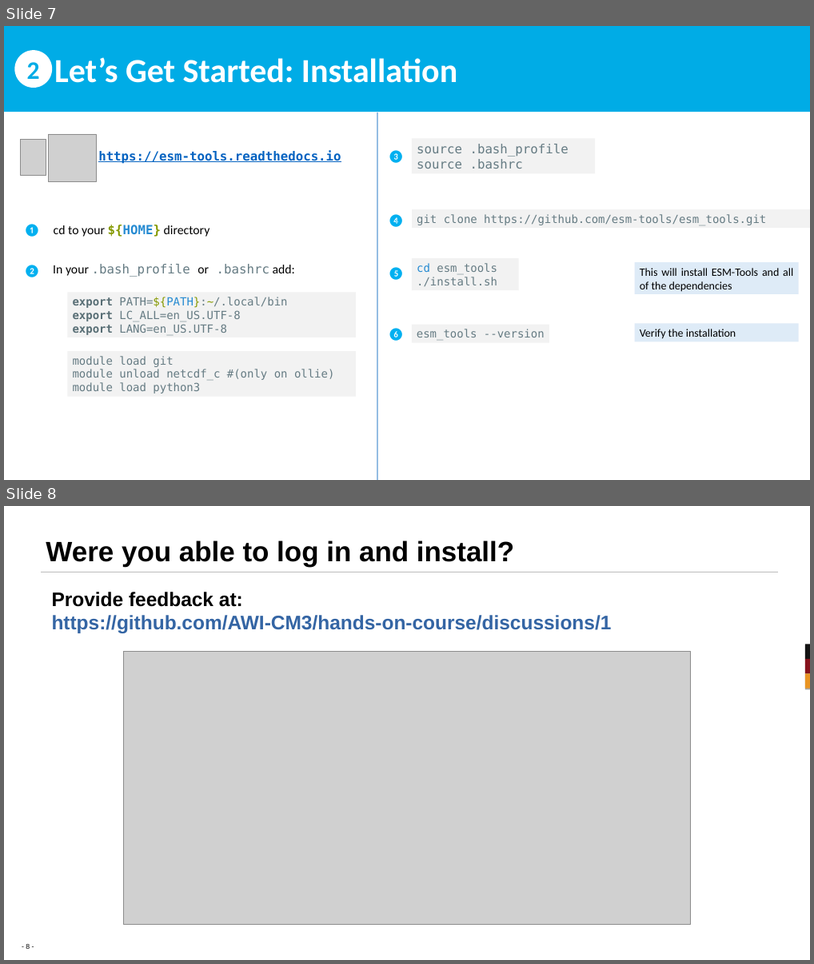
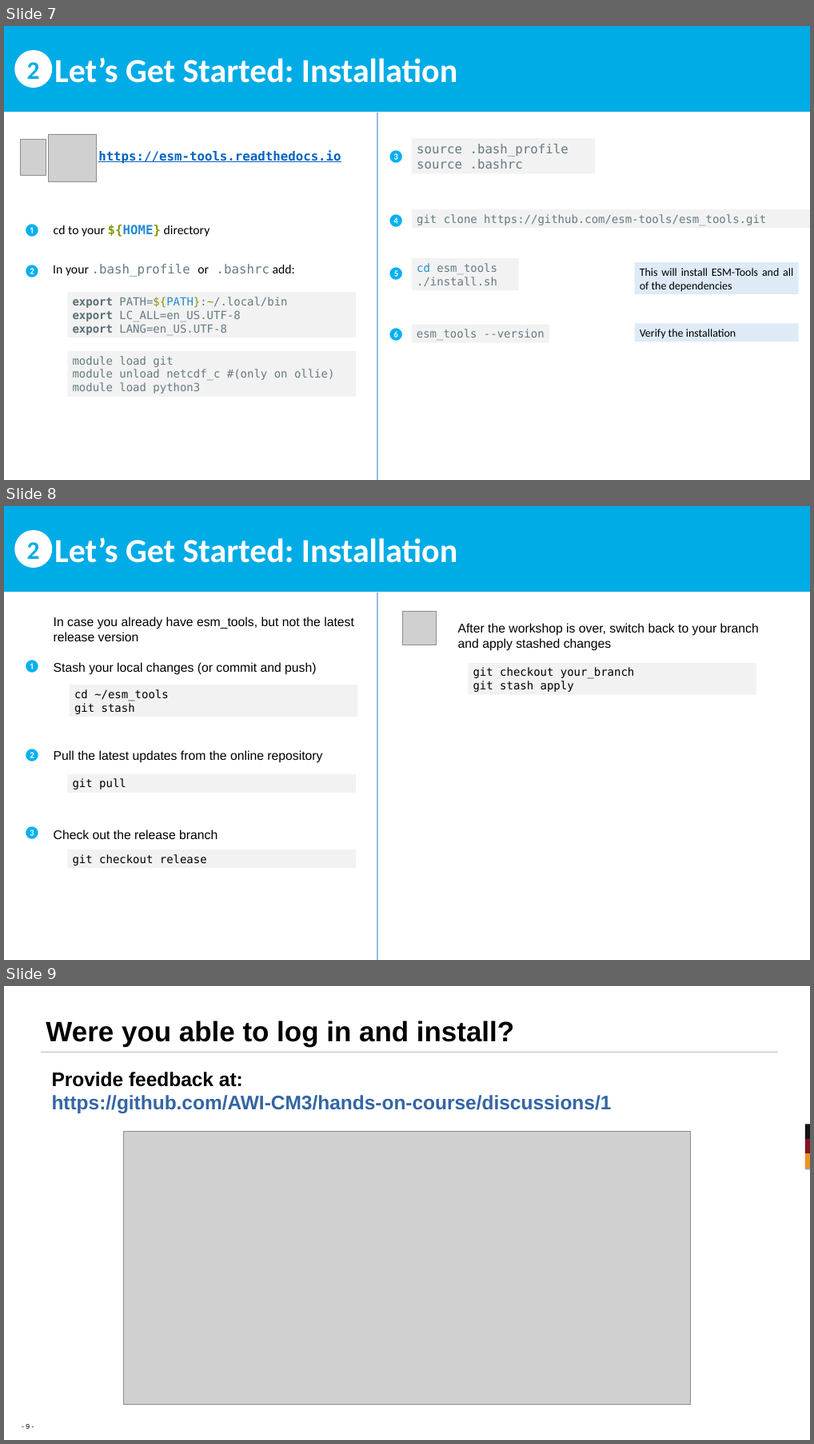
Before and after one commit to AWI-CM3/hands-on-course, a slide deck: odp/02_install_esm_tools.odp. Shown one above the other, each under a label of ours: slides 7 and 8 before the commit, slides 7, 8 and 9 after it. The pictures are 814x964 and 814x1444 pixels, drawn with LibreOffice and Linux fonts; fonts in the diff are those of the drawing; grey boxes stand for pictures; background and template pictures are left out. Boxes give left, top, right and bottom in pixels: in the first picture for what was removed or moved away, otherwise in the second. Text is boxed around its words. In the diff, an @@ line names an element or a change of style, - is before the commit and + after.

Commit message:
slide for people that already have esm_tools

```diff
--- a/odp/02_install_esm_tools.odp
+++ b/odp/02_install_esm_tools.odp
@@ slide 8 added at (x1=4, y1=506, x2=810, y2=960), background #FFFFFF @@
@@ rectangle added at (x1=4, y1=506, x2=810, y2=592), fill #00ACE6, 48 pt, text #FFFFFF, bold @@
+Let’s Get Started: Installation
@@ ellipse added at (x1=14, y1=530, x2=52, y2=568), fill #FFFFFF, 36 pt, text #00ACE6, bold @@
+2
@@ line added from (378, 592) to (378, 960), #5B9BD5 1.5 pt @@
@@ text added at (x1=54, y1=616, x2=354, y2=641), 18 pt, text #000000 @@
+In case you already have esm_tools, but not the latest
+release version
@@ picture added at (x1=403, y1=612, x2=437, y2=645) @@
@@ text added at (x1=458, y1=623, x2=759, y2=651), 18 pt, text #000000 @@
+After the workshop is over, switch back to your branch
+and apply stashed changes
@@ text added at (x1=24, y1=659, x2=41, y2=673), 18 pt, text #00B0F0 @@
+❶
@@ text added at (x1=54, y1=662, x2=316, y2=675), 18 pt, text #000000 @@
+Stash your local changes (or commit and push)
@@ rectangle added at (x1=468, y1=663, x2=757, y2=695), fill #F2F2F2, 16 pt, text #000000 @@
+git checkout your_branch
+git stash apply
@@ rectangle added at (x1=70, y1=684, x2=358, y2=716), fill #F2F2F2, 16 pt, text #000000 @@
+cd ~/esm_tools
+git stash
@@ text added at (x1=24, y1=748, x2=41, y2=762), 18 pt, text #00B0F0 @@
+❷
@@ text added at (x1=54, y1=750, x2=322, y2=763), 18 pt, text #000000 @@
+Pull the latest updates from the online repository
@@ rectangle added at (x1=67, y1=774, x2=356, y2=792), fill #F2F2F2, 16 pt, text #000000 @@
+git pull
@@ text added at (x1=24, y1=826, x2=41, y2=840), 18 pt, text #00B0F0 @@
+❸
@@ text added at (x1=54, y1=829, x2=218, y2=839), 18 pt, text #000000 @@
+Check out the release branch
@@ rectangle added at (x1=67, y1=849, x2=356, y2=868), fill #F2F2F2, 16 pt, text #000000 @@
+git checkout release
@@ what was slide 8 is now slide 9 @@
```
Also in this commit, not shown: 1 other file.
